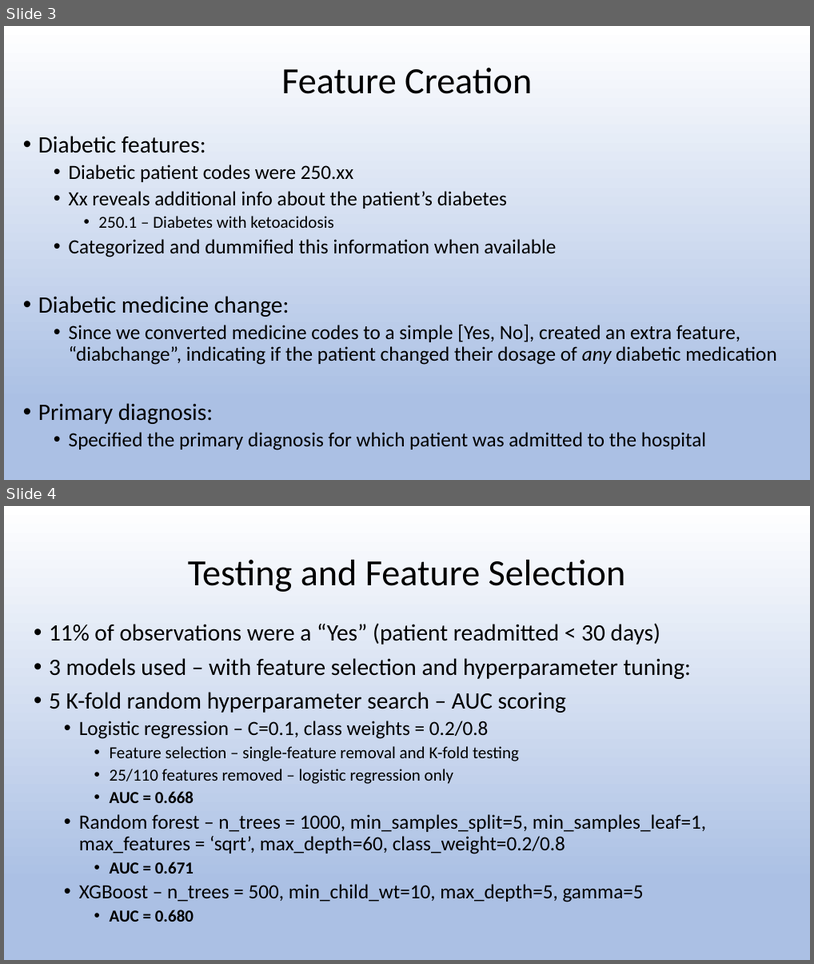
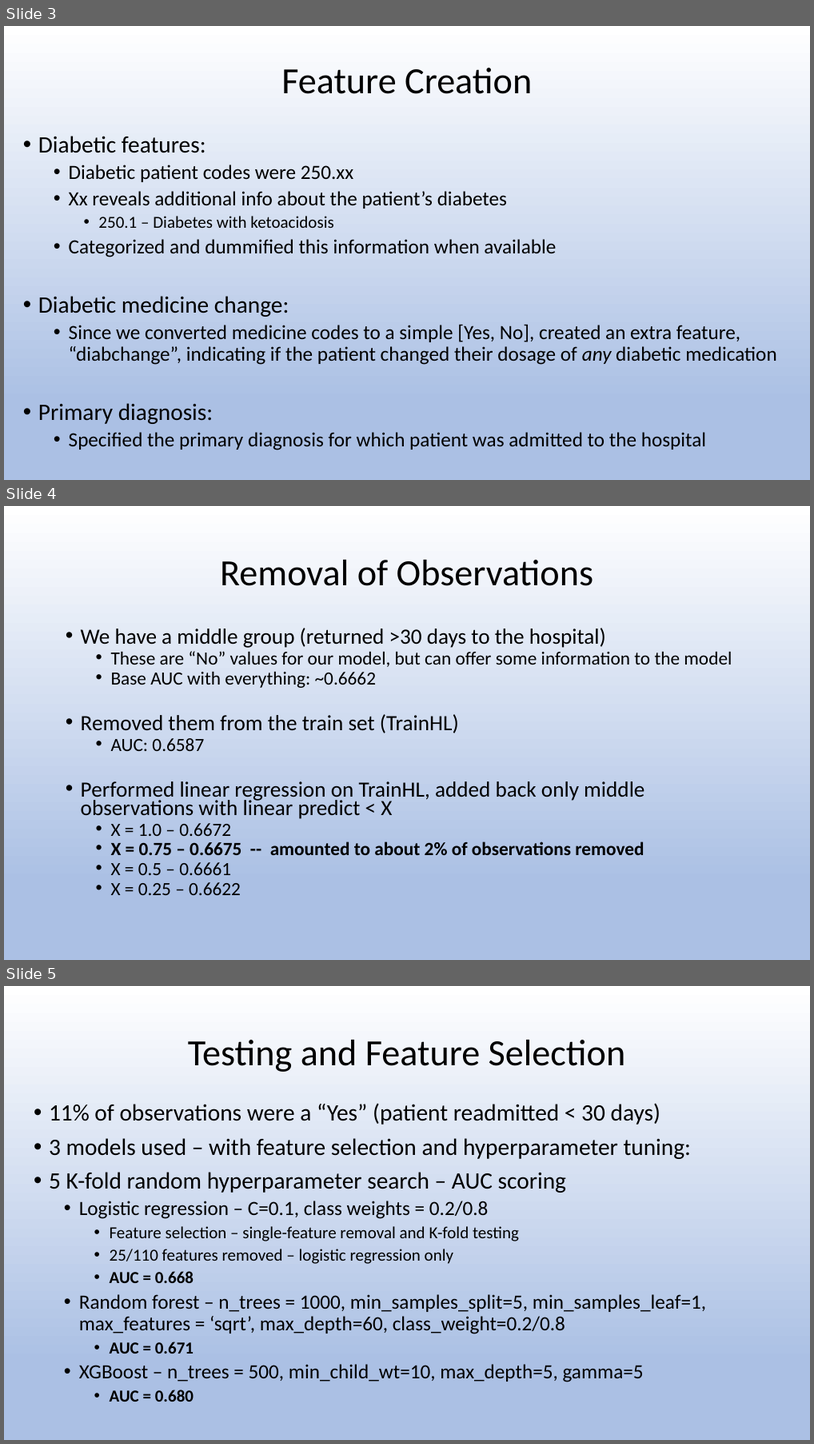
Before and after one commit to tinyboxes/healthcare_capstone, a slide deck: Dave/Modeling.pptx. Shown one above the other, each under a label of ours: slides 3 and 4 before the commit, slides 3, 4 and 5 after it. The pictures are 814x964 and 814x1444 pixels, drawn with LibreOffice and Linux fonts; fonts in the diff are those of the drawing. Boxes give left, top, right and bottom in pixels: in the first picture for what was removed or moved away, otherwise in the second. Text is boxed around its words. In the diff, an @@ line names an element or a change of style, - is before the commit and + after.

Commit message:
updated PPT

```diff
--- a/Dave/Modeling.pptx
+++ b/Dave/Modeling.pptx
@@ slide 4 added at <box>4,506,810,960</box>, background gradient #FFFFFF to #ABC0E4 to #C7D5ED @@
@@ title added at <box>220,560,594,586</box>, 44 pt, text #000000 @@
+Removal of Observations
@@ text added at <box>81,628,732,895</box>, 22.2 pt, text #000000 @@
+• We have a middle group (returned >30 days to the hospital)
+  • These are “No” values for our model, but can offer some information to the model
+  • Base AUC with everything: ~0.6662
+• Removed them from the train set (TrainHL)
+  • AUC: 0.6587
+• Performed linear regression on TrainHL, added back only middle observations with linear predict < X
+  • X = 1.0 – 0.6672
+  • X = 0.75 – 0.6675 -- amounted to about 2% of observations removed
+  • X = 0.5 – 0.6661
+  • X = 0.25 – 0.6622
@@ what was slide 4 is now slide 5 @@
```
